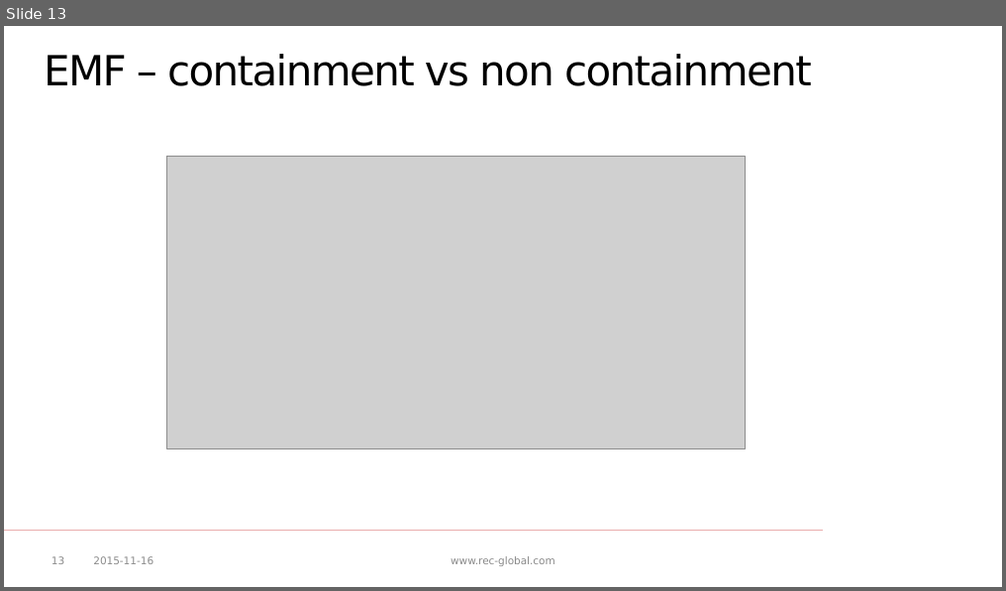
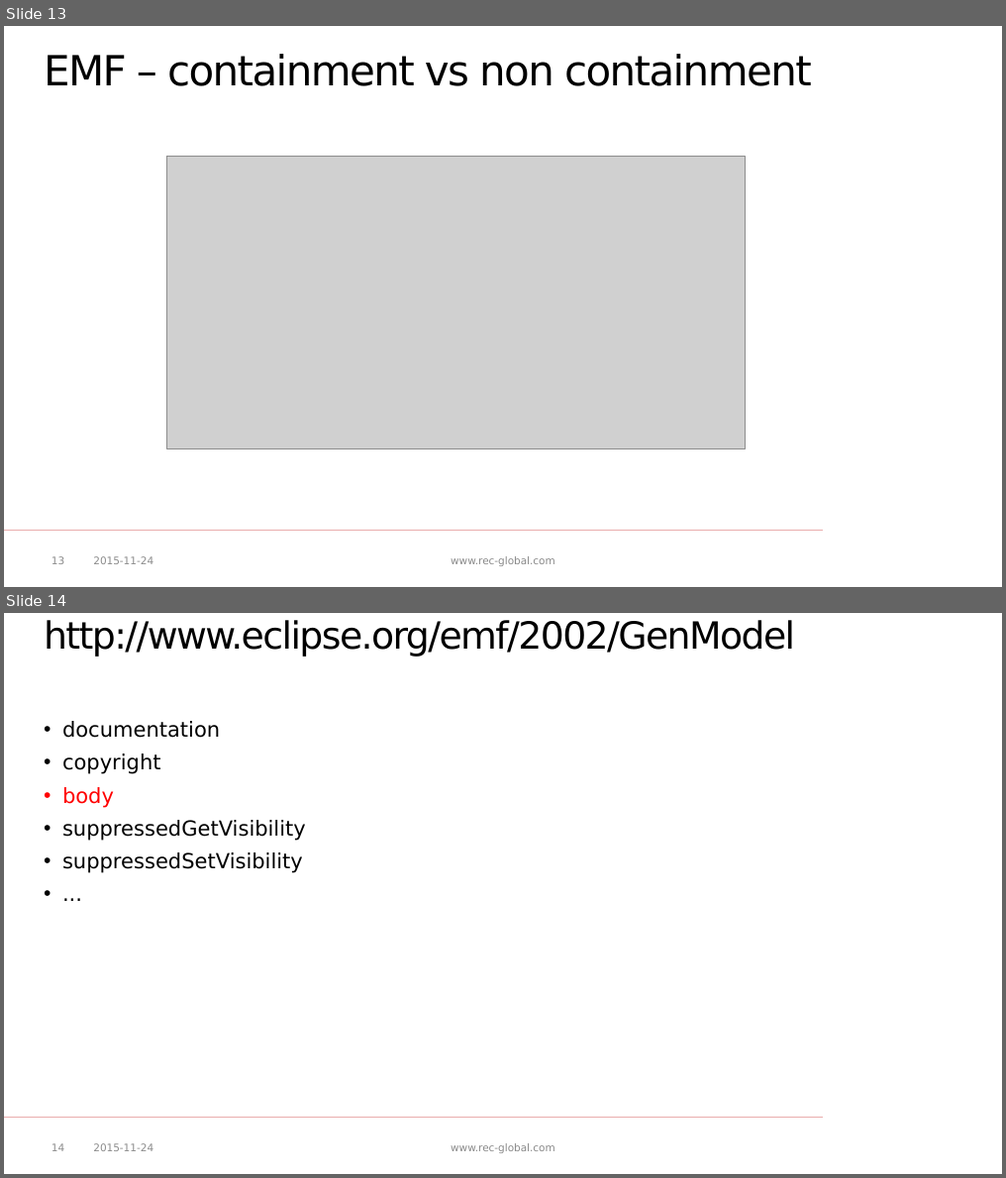
Before and after one commit to p-zalejko/jug_emf, a slide deck: JUG - EMF.pptx. Shown one above the other, each under a label of ours: slide 13 before the commit, slides 13 and 14 after it. The pictures are 1006x591 and 1006x1178 pixels, drawn with LibreOffice and Linux fonts; fonts in the diff are those of the drawing; grey boxes stand for pictures; background and template pictures are left out. Boxes give left, top, right and bottom in pixels: in the first picture for what was removed or moved away, otherwise in the second. Text is boxed around its words. In the diff, an @@ line names an element or a change of style, - is before the commit and + after.

Commit message:
added a new slide to the presentation.

```diff
--- a/JUG - EMF.pptx
+++ b/JUG - EMF.pptx
@@ slide 14 added at [4,613,1002,1174], background #FFFFFF; not listed: 1 template element that a slide beside it also shows @@
@@ title added at [44,620,795,657], 36 pt, text #000000 @@
+http://www.eclipse.org/emf/2002/GenModel
@@ text added at [62,721,306,873], 20 pt, text #000000 @@
+• documentation
+• copyright
+• body
+• suppressedGetVisibility
+• suppressedSetVisibility
+• ...
@@ page number added at [52,1144,64,1152], 10 pt, text #8C8C8C @@
+14
@@ text added at [93,1144,153,1152], 10 pt, text #8C8C8C @@
+2015-11-24
@@ text added at [450,1144,555,1154], 10 pt, text #898989 @@
+www.rec-global.com
@@ slide 13 changed as well @@
@@ text at [93,557,153,565]: text changed @@
-2015-11-16
+2015-11-24
```
Also in this commit, not shown: 21 other slides changed.
